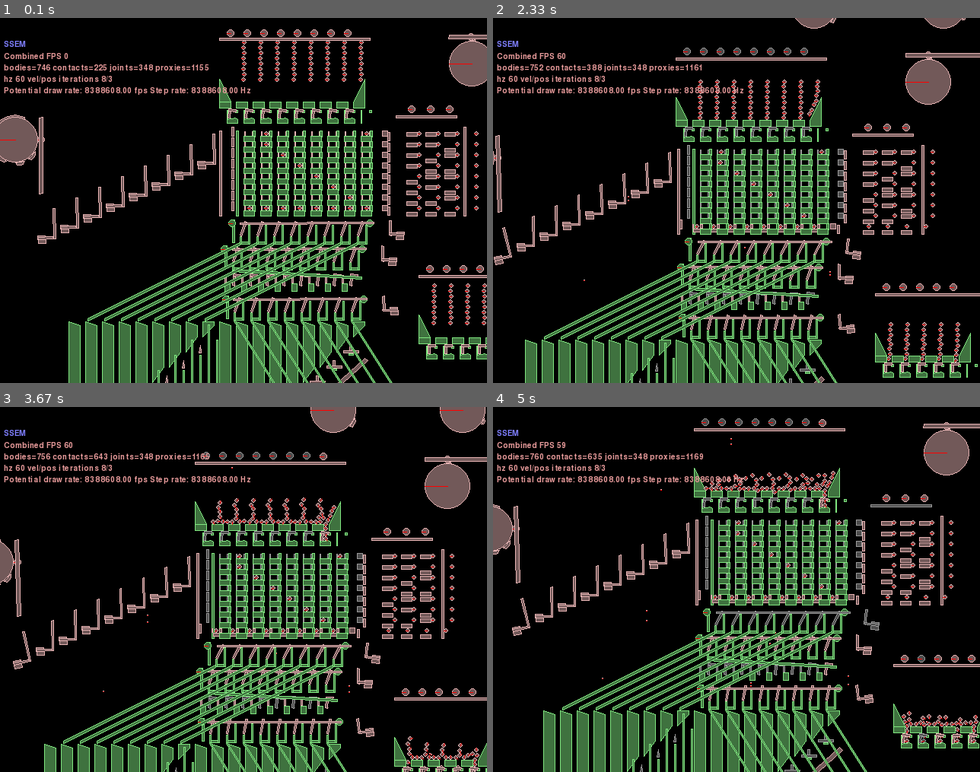
Above: before the commit, frames 1-4 (two rows, left to right).
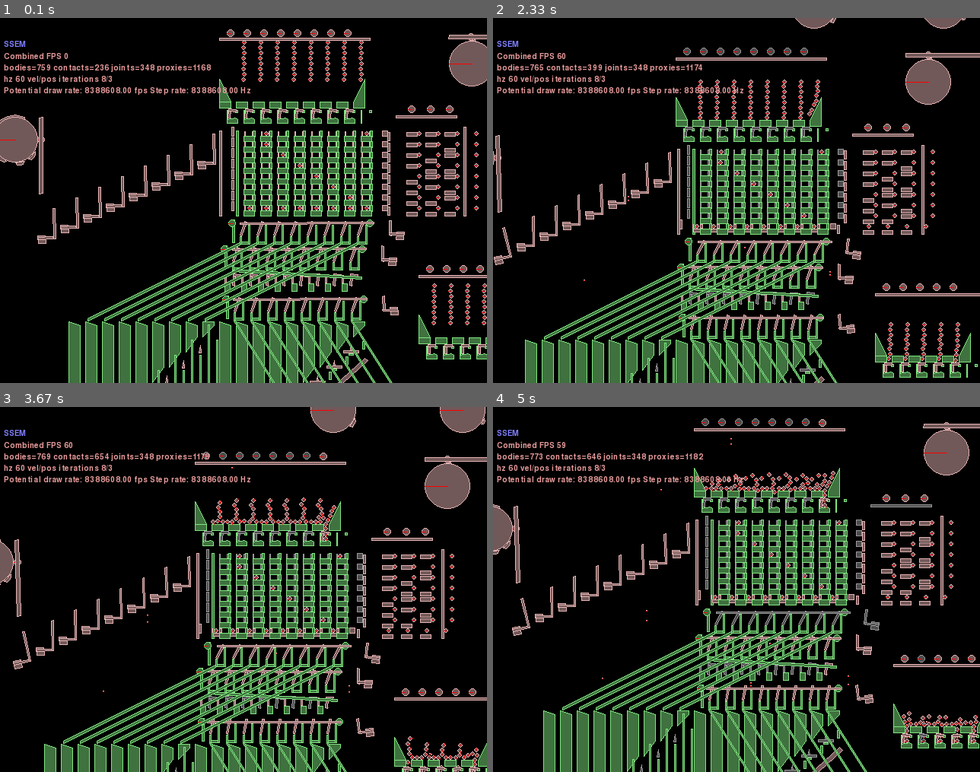
Above: after the commit, the same moments.

Repository: jmacarthur/box2d-ssem
Game: pygame game, started from main.py
Two runs of this game, one before a commit and one after it. Both use one fixed random seed, a clock stepped at 60 frames per second and the inputs below.
Inputs (mouse positions are in pixels of both pictures, inside the frame that each line leads up to):
- Up to frame 1 (0.1 s): no input
- Up to frame 2 (2.33 s): hold Right 0.33-0.8 s; move the mouse to (717, 215) at 0.37 s; hold Up 0.83-1.13 s; move the mouse to (736, 222) at 0.87 s; tap Space at 0.9, 1.23, 1.53, 1.73, 2.03, 2.3 s; hold Right 1.17-1.63 s; move the mouse to (619, 204) at 1.2 s; hold Left 1.67-2.2 s; move the mouse to (785, 280) at 1.7 s; hold Down from 2.23 s (still down); move the mouse to (585, 284) at 2.27 s
- Up to frame 3 (3.67 s): release Down at 2.53 s; hold Left 2.57-2.97 s; move the mouse to (423, 717) at 2.6 s; tap Space at 2.63, 2.93, 3.07, 3.47 s; hold Up 3-3.37 s; move the mouse to (301, 622) at 3.03 s; hold Right from 3.4 s (still down); move the mouse to (253, 465) at 3.43 s
- Up to frame 4 (5 s): tap Space at 3.77, 4.13, 4.53, 4.83 s; release Right at 4.03 s; hold Down 4.07-4.43 s; move the mouse to (619, 516) at 4.1 s; hold Left 4.47-4.93 s; move the mouse to (712, 684) at 4.5 s; hold Right from 4.97 s (still down)

The runs differ from the first frame. In frame 1, 0.5% of the frame differs, in the area x 8-75%, y 12-100%; in frame 2, 0.4%; in frame 3, 0.3%; in frame 4, 0.4%.

Commit message:
Improvments to subtractors

Diff:
--- a/main.py
+++ b/main.py
@@ -162,8 +162,9 @@
         return pusher_body
 
     def toggle(self, xpos, ypos, attachment_body):
+        toggle_divider_polygon = [ (xpos-1.5, ypos), (xpos+1.5, ypos), (xpos, ypos+10) ]
         toggle_shape = [ fixtureDef(shape=makeBox(xpos-10, ypos, 20, 3), density=1.0),
-                            fixtureDef(shape=makeBox(xpos-1.5, ypos, 3, 10), density=1.0) ]
+                         fixtureDef(shape=polygonShape(vertices=toggle_divider_polygon), density=1.0) ]
         toggle = self.add_multifixture(toggle_shape)
         self.revolving_joint(bodyA=toggle, bodyB=attachment_body, anchor=(xpos,ypos), friction=1.0)
 
@@ -194,6 +195,9 @@
             self.add_static_polygon([ (-1,0), (1,0), (1,sub_y_pitch*c+50), (-1,sub_y_pitch*c+50) ],
                                     xpos+(c+0.5)*pitch+output_offset_x, ypos+pitch-185)
 
+            # Bits to stop the bearing bouncing out to the right of the toggle
+            self.add_static_polygon([ (0,0), (3,0), (3,10), (0,10) ],
+                                    xpos+c*pitch+15, ypos-sub_y_pitch*(8-c)+15)
         for c in range(0,lines+1):
             # Large static bits that form input channels
             self.add_static_polygon([ (0,0), (pitch-7,-5), (pitch-7,-sub_y_pitch*(8-c)), (0,-sub_y_pitch*(8-c)-sub_y_pitch) ],
